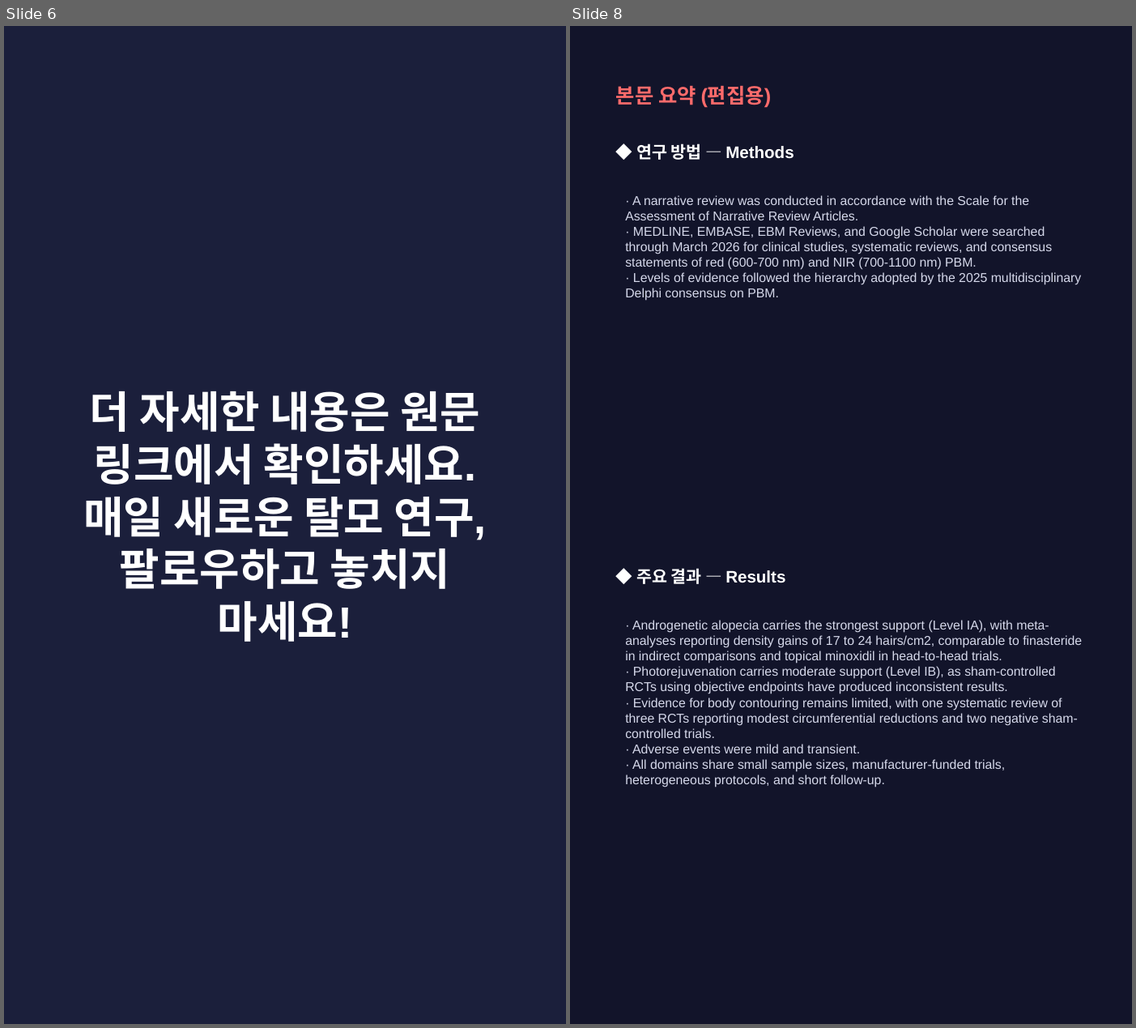
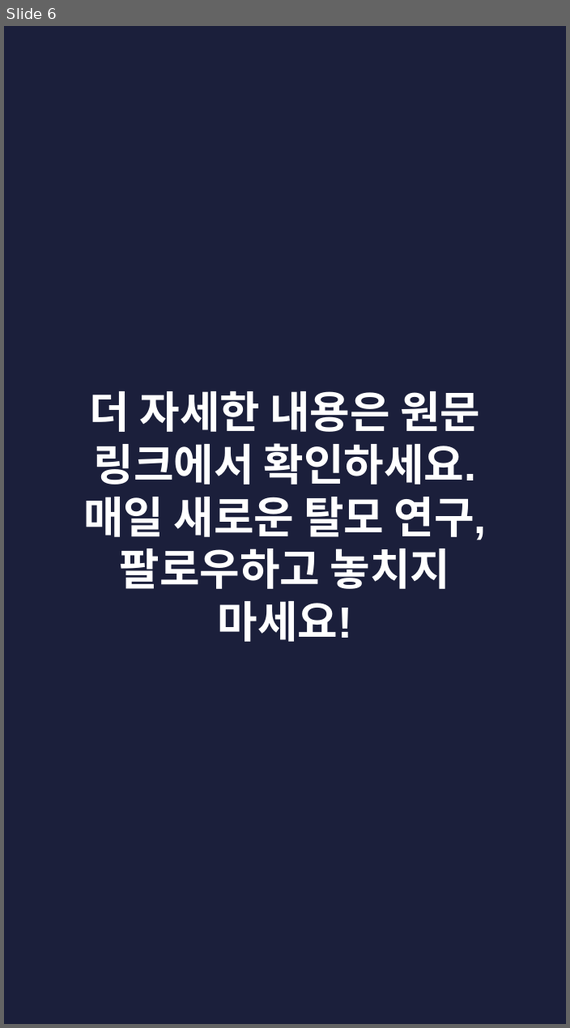
Before and after one commit to hyokang2010-BJ-ANTH/product-builder-test, a slide deck: pwa/data/latest/slides.pptx. Shown side by side, each under a label of ours: slides 6 and 8 before the commit, slide 6 after it; the slides between them are not shown. The pictures are 1136x1028 and 570x1028 pixels, drawn with LibreOffice and Linux fonts; fonts in the diff are those of the drawing. Boxes give left, top, right and bottom in pixels: in the first picture for what was removed or moved away, otherwise in the second. Text is boxed around its words. In the diff, an @@ line names an element or a change of style, - is before the commit and + after.

```diff
--- a/pwa/data/latest/slides.pptx
+++ b/pwa/data/latest/slides.pptx
@@ slide 8 removed at <box>570,26,1132,1024</box>, background #12142A @@
@@ text removed at <box>616,85,772,108</box> @@
-본문 요약 (편집용)
@@ text removed at <box>636,143,794,160</box> @@
-◆ 연구 방법 — Methods
@@ text removed at <box>625,195,1082,301</box> @@
-· A narrative review was conducted in accordance with the Scale for the Assessment of Narrative Review Articles.
-· MEDLINE, EMBASE, EBM Reviews, and Google Scholar were searched through March 2026 for clinical studies, systematic reviews, and consensus statements of red (600-700 nm) and NIR (700-1100 nm) PBM.
-· Levels of evidence followed the hierarchy adopted by the 2025 multidisciplinary Delphi consensus on PBM.
@@ text removed at <box>636,568,785,584</box> @@
-◆ 주요 결과 — Results
@@ text removed at <box>625,620,1082,787</box> @@
-· Androgenetic alopecia carries the strongest support (Level IA), with meta-analyses reporting density gains of 17 to 24 hairs/cm2, comparable to finasteride in indirect comparisons and topical minoxidil in head-to-head trials.
-· Photorejuvenation carries moderate support (Level IB), as sham-controlled RCTs using objective endpoints have produced inconsistent results.
-· Evidence for body contouring remains limited, with one systematic review of three RCTs reporting modest circumferential reductions and two negative sham-controlled trials.
-· Adverse events were mild and transient.
-· All domains share small sample sizes, manufacturer-funded trials, heterogeneous protocols, and short follow-up.
```
Also in this commit, not shown: 2 slides changed, 4 slides added, 5 other slides removed, 26 other files.
